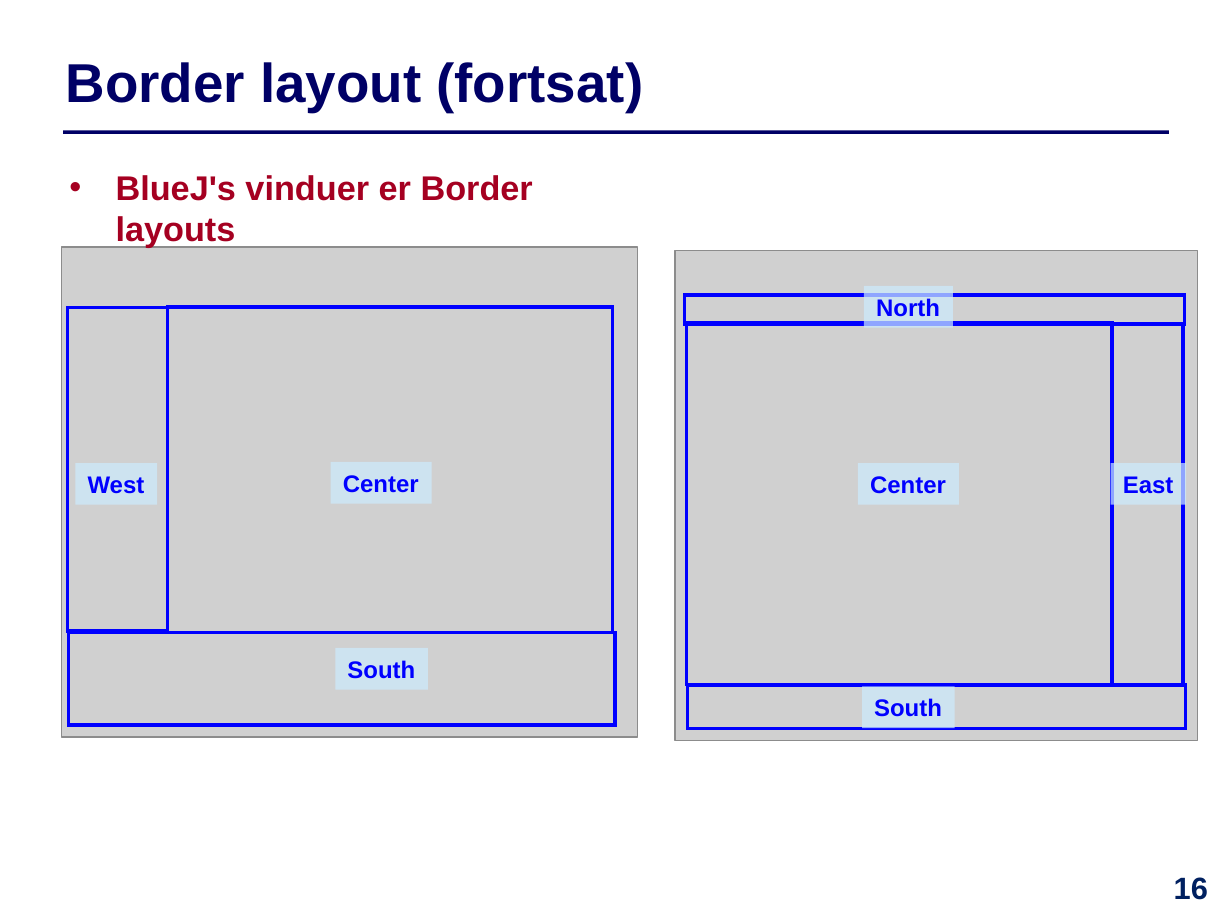
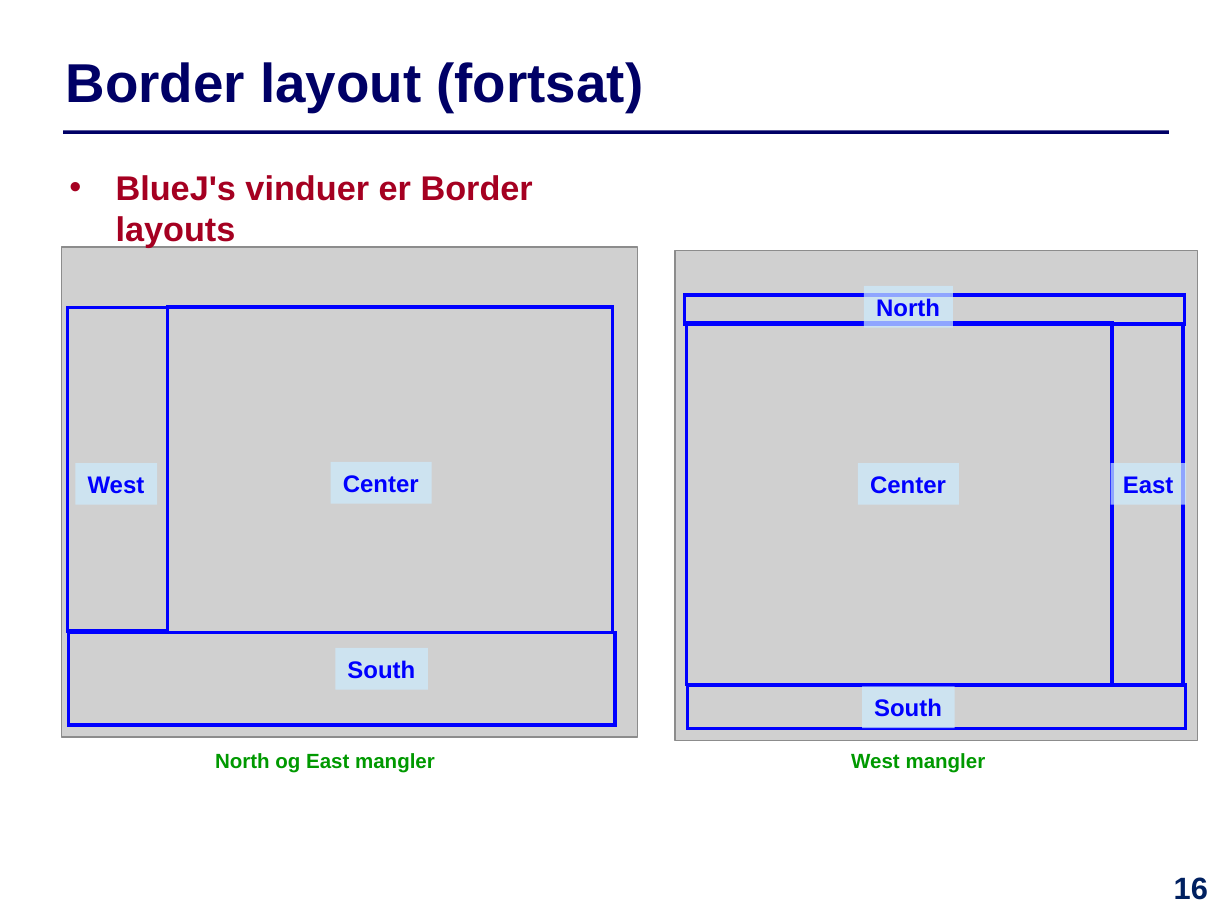
Before and after one commit to IntProgAU/Materiale, a slide deck: slide 16 of web/e22/uge_13/Slides-Uge13.pptx. Drawn at 1232x924 pixels with LibreOffice and Linux fonts; fonts in the diff are those of the drawing; grey boxes stand for pictures. Boxes give left, top, right and bottom in pixels: in the first picture for what was removed or moved away, otherwise in the second. Text is boxed around its words. In the diff, an @@ line names an element or a change of style, - is before the commit and + after.

```diff
--- a/web/e22/uge_13/Slides-Uge13.pptx
+++ b/web/e22/uge_13/Slides-Uge13.pptx
@@ text added at (215,753,435,773), 12 pt, text #009900, bold @@
+North og East mangler
@@ text added at (851,753,986,773), 12 pt, text #009900, bold @@
+West mangler
```
Also in this commit, not shown: 14 other slides changed, 2 slides removed, 3 other files.
